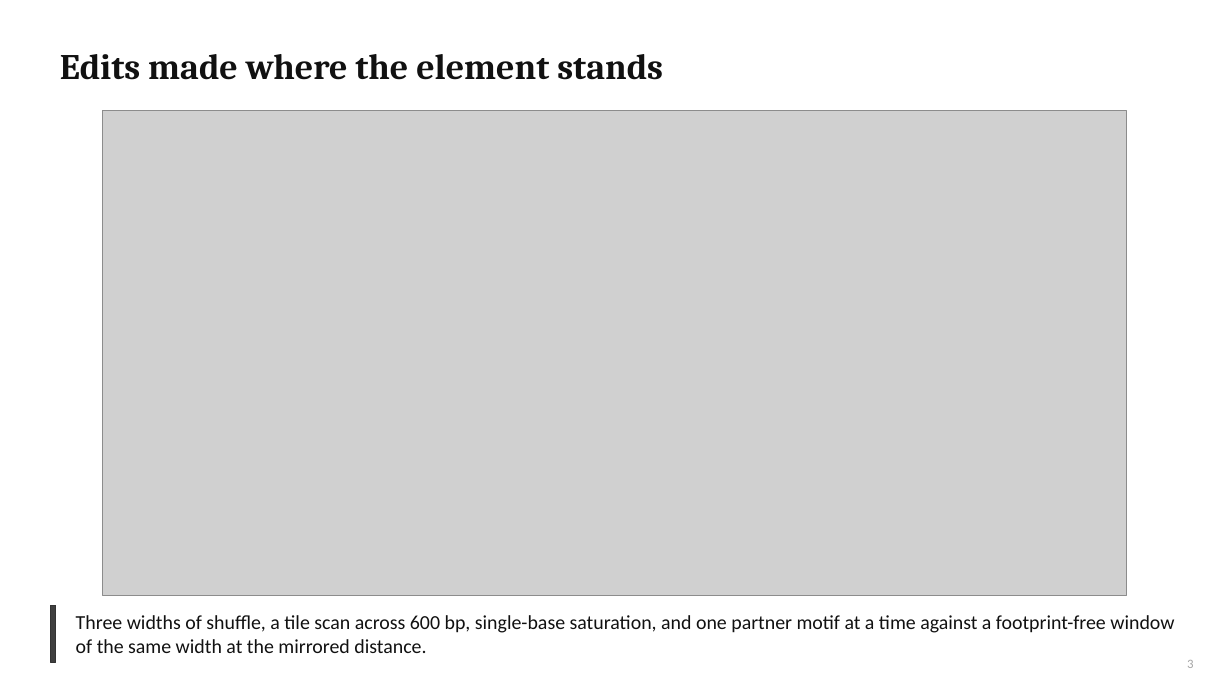
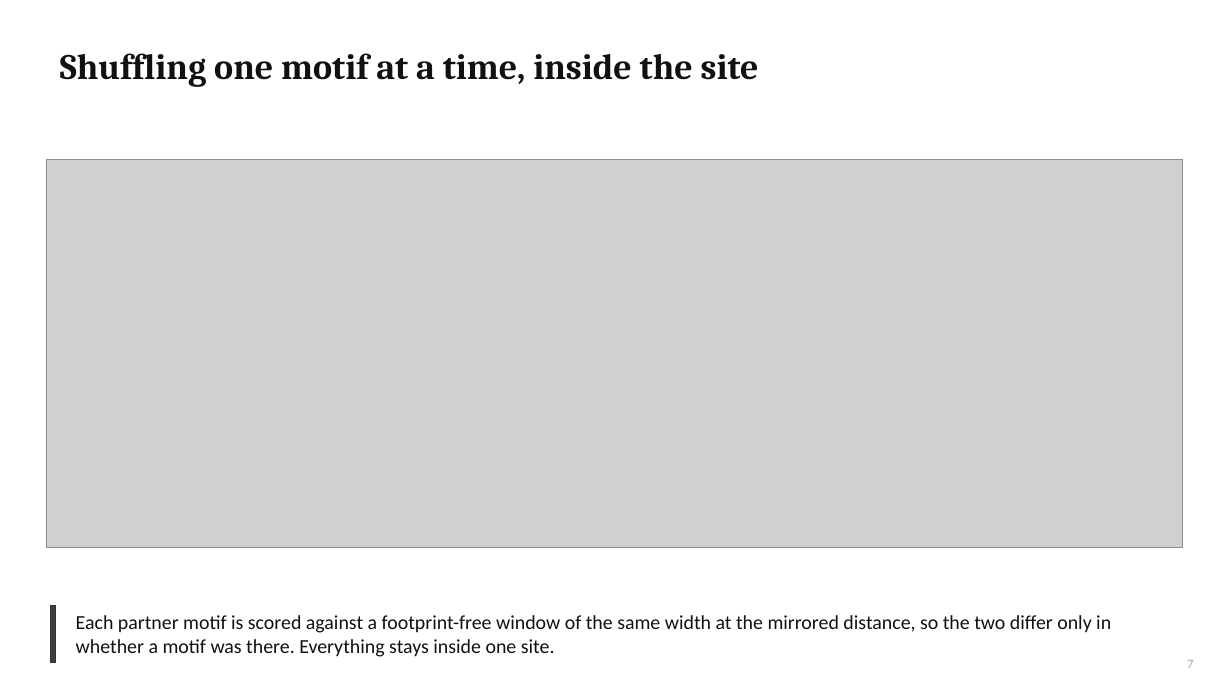
Before and after one commit to cytokine4242/Alpha_Genome_Ap1, a slide deck: slide 7 of Analysis/AP1_fibroblast_lab_meeting.pptx (slide 3 before the commit). Drawn at 1232x693 pixels with LibreOffice and Linux fonts; fonts in the diff are those of the drawing; grey boxes stand for pictures. Boxes give left, top, right and bottom in pixels: in the first picture for what was removed or moved away, otherwise in the second. Text is boxed around its words. In the diff, an @@ line names an element or a change of style, - is before the commit and + after.

```diff
--- a/Analysis/AP1_fibroblast_lab_meeting.pptx
+++ b/Analysis/AP1_fibroblast_lab_meeting.pptx
@@ title at bbox=[60, 53, 759, 87]: text changed @@
-Edits made where the element stands
+Shuffling one motif at a time, inside the site
@@ picture: place and size @@
-picture at bbox=[103, 111, 1127, 596]
+picture at bbox=[46, 159, 1183, 547]
@@ text at bbox=[76, 615, 1111, 657]: text changed @@
-Three widths of shuffle, a tile scan across 600 bp, single-base saturation, and one partner motif at a time against a footprint-free window of the same width at the mirrored distance.
+Each partner motif is scored against a footprint-free window of the same width at the mirrored distance, so the two differ only in whether a motif was there. Everything stays inside one site.
@@ page number at bbox=[1187, 660, 1193, 668]: text changed @@
-3
+7
```
Also in this commit, not shown: 1 other slide changed, 2 slides added, 17 other files.
